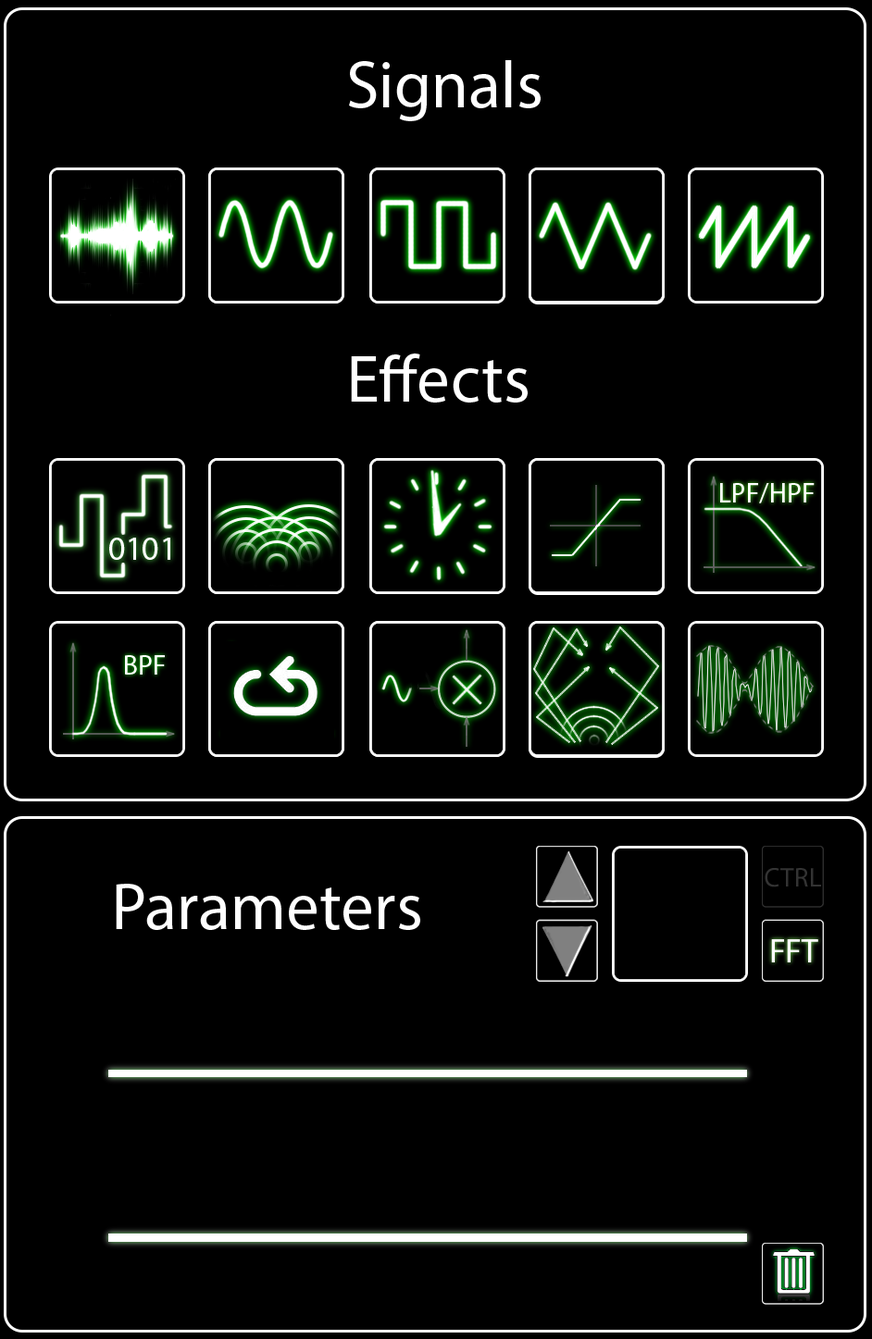
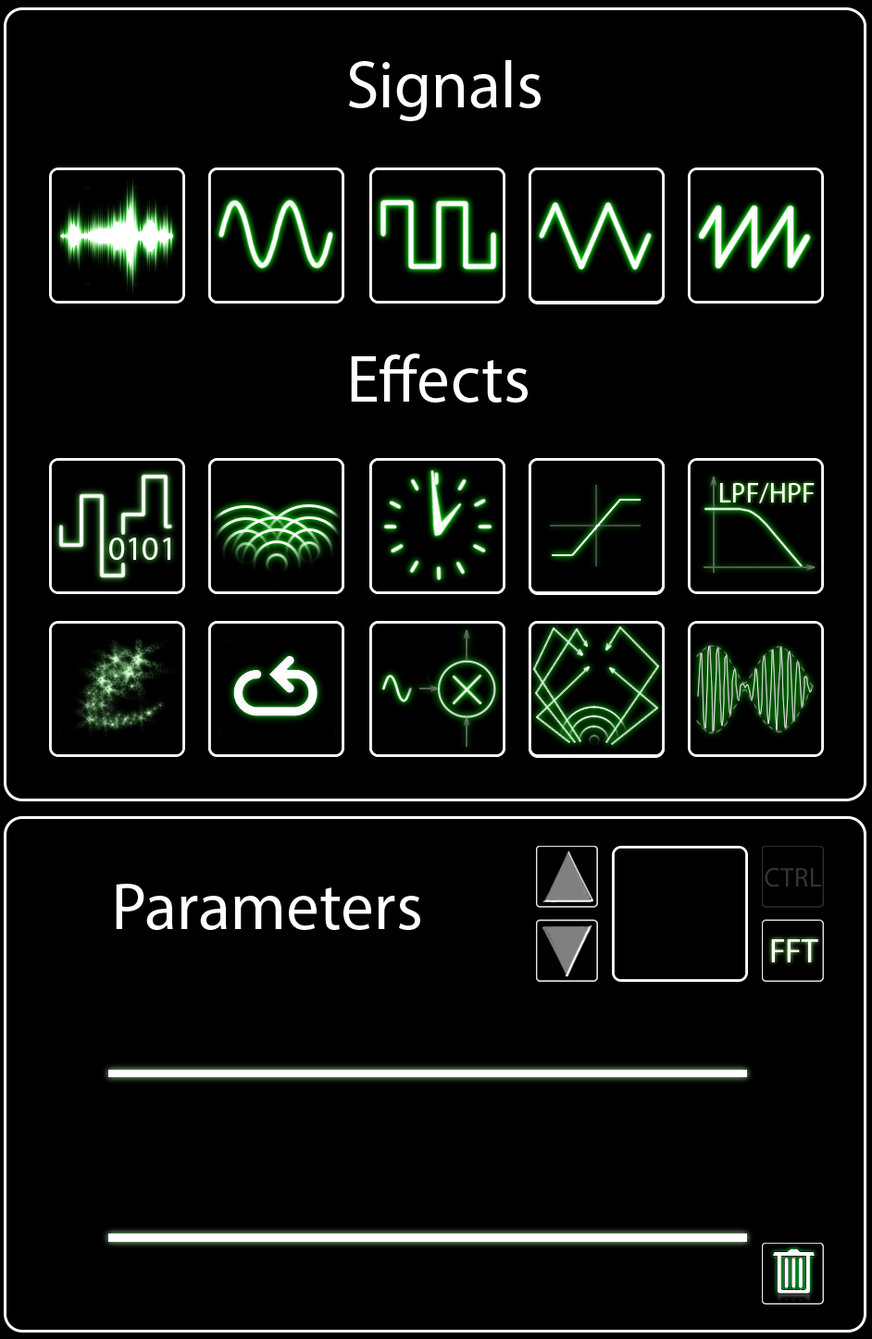
Two versions of the same layered image (872 × 1339). Layer-by-layer changes:
painted on "Icons" over [62, 639, 178, 744]
painted on "Glow" over [62, 639, 178, 744]
added layer "Layer 4" in group "Group 1" over [72, 637, 176, 739]
